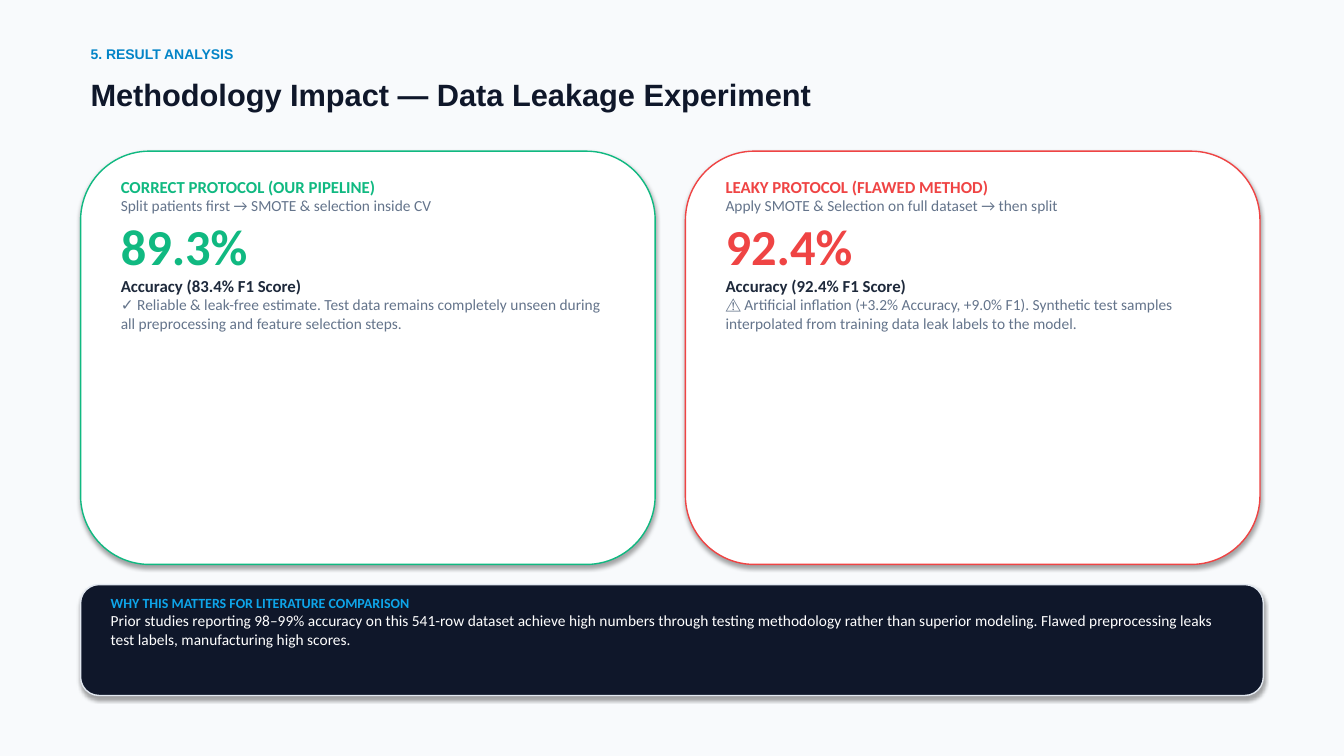
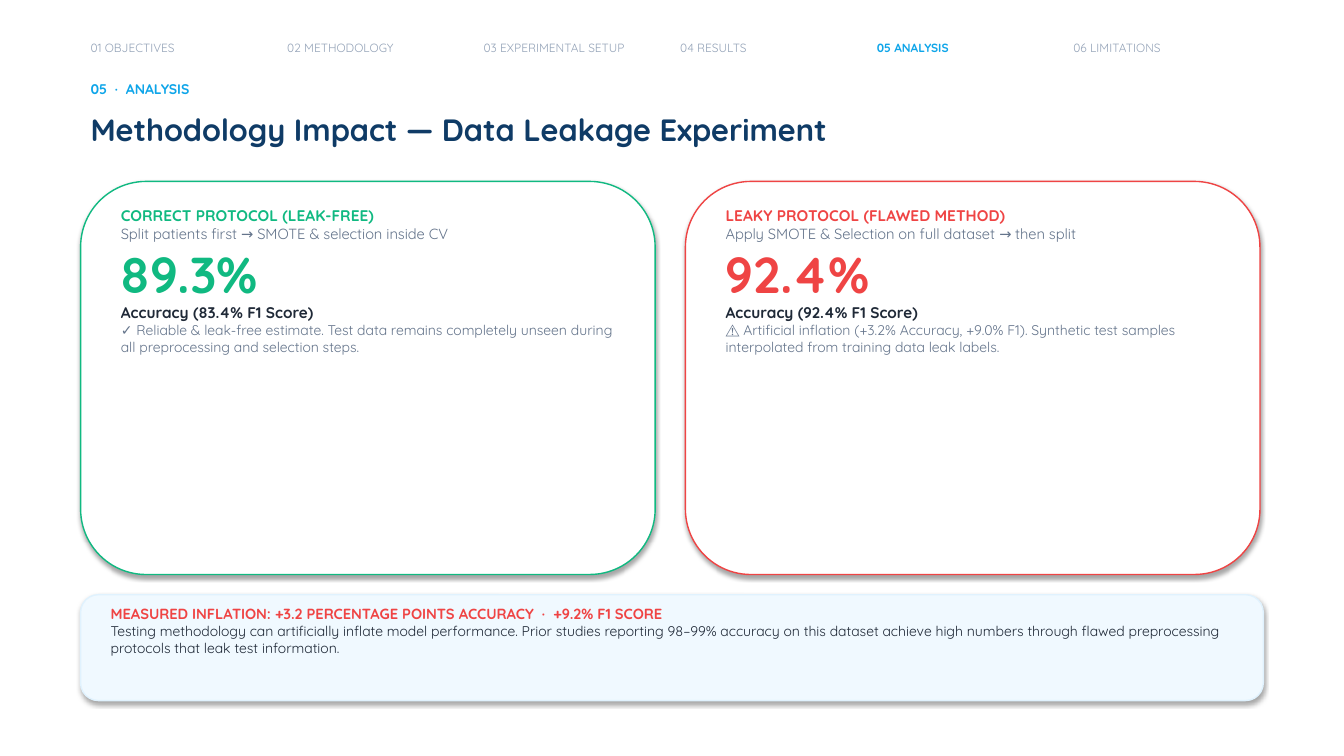
Before and after one commit to sunfi-x/pcos-ml-prediction, a slide deck: slide 7 of PCOS_ML_Project_Presentation_Professional.pptx. Drawn at 1344x756 pixels with LibreOffice and Linux fonts; fonts in the diff are those of the drawing. Boxes give left, top, right and bottom in pixels: in the first picture for what was removed or moved away, otherwise in the second. Text is boxed around its words. In the diff, an @@ line names an element or a change of style, - is before the commit and + after.

Commit message:
Redesign PowerPoint presentation to clean modern AI/ML academic template

```diff
--- a/PCOS_ML_Project_Presentation_Professional.pptx
+++ b/PCOS_ML_Project_Presentation_Professional.pptx
@@ background #F8FAFC to #FFFFFF @@
@@ text added at <box>91,43,175,52</box>, 8.5 pt, text #94A3B8 @@
+01 OBJECTIVES
@@ text added at <box>287,43,393,52</box>, 8.5 pt, text #94A3B8 @@
+02 METHODOLOGY
@@ text added at <box>484,43,624,52</box>, 8.5 pt, text #94A3B8 @@
+03 EXPERIMENTAL SETUP
@@ text added at <box>680,43,746,52</box>, 8.5 pt, text #94A3B8 @@
+04 RESULTS
@@ text added at <box>877,43,948,52</box>, 8.5 pt, text #0EA5E9, bold @@
+05 ANALYSIS
@@ text added at <box>1073,43,1161,52</box>, 8.5 pt, text #94A3B8 @@
+06 LIMITATIONS
@@ text at <box>91,84,190,94</box>: text changed; font Arial to Quicksand; text colour #0284C7 to #0EA5E9 @@
-5. RESULT ANALYSIS
+05 · ANALYSIS
@@ text "Methodology Impact — Data Leakage ...": place and size @@
-text "Methodology Impact — Data Leakage ..." at <box>91,83,811,111</box>
+text "Methodology Impact — Data Leakage ..." at <box>91,118,827,147</box>
@@ text "Methodology Impact — Data Leakage ..." at <box>91,118,827,147</box>: font Arial to Quicksand, text colour #0F172A to #0F3B66 @@
@@ rounded rectangle: place and size @@
-rounded rectangle at <box>81,151,655,565</box>
+rounded rectangle at <box>81,181,655,575</box>
@@ text "CORRECT PROTOCOL (LEAK-FREE)": place and size @@
-text "CORRECT PROTOCOL (LEAK-FREE)" at <box>121,180,600,332</box>
+text "CORRECT PROTOCOL (LEAK-FREE)" at <box>121,210,613,355</box>
@@ rounded rectangle: place and size @@
-rounded rectangle at <box>686,151,1260,565</box>
+rounded rectangle at <box>686,181,1260,575</box>
@@ text "LEAKY PROTOCOL (FLAWED METHOD)": place and size @@
-text "LEAKY PROTOCOL (FLAWED METHOD)" at <box>726,180,1172,332</box>
+text "LEAKY PROTOCOL (FLAWED METHOD)" at <box>726,210,1176,355</box>
@@ text at <box>121,210,373,224</box>: text changed; size 12 to 11 pt; font Calibri to Quicksand @@
-CORRECT PROTOCOL (OUR PIPELINE)
+CORRECT PROTOCOL (LEAK-FREE)
@@ text at <box>121,228,448,321</box>: size 11 to 10.5 pt in "Split patients first → SMOTE & selection ..."; font Calibri to Quicksand in "Split patients first → SMOTE & selection ...", "89.3%", "Accuracy (83.4% F1 Score)"; size 12 to 11 pt, text colour #1E293B to #1F2937 in "Accuracy (83.4% F1 Score)" @@
@@ text at <box>726,210,1076,321</box>: size 12 to 11 pt in "LEAKY PROTOCOL (FLAWED METHOD)", "Accuracy (92.4% F1 Score)"; font Calibri to Quicksand in "LEAKY PROTOCOL (FLAWED METHOD)", "Apply SMOTE & Selection on full dataset ...", "92.4%", "Accuracy (92.4% F1 Score)"; size 11 to 10.5 pt in "Apply SMOTE & Selection on full dataset ..."; text colour #1E293B to #1F2937 in "Accuracy (92.4% F1 Score)" @@
@@ text at <box>121,325,613,355</box>: text changed; size 11 to 10 pt; font Calibri to Quicksand @@
-✓ Reliable & leak-free estimate. Test data remains completely unseen during all preprocessing and feature selection steps.
+✓ Reliable & leak-free estimate. Test data remains completely unseen during all preprocessing and selection steps.
@@ text at <box>726,325,1176,355</box>: text changed; size 11 to 10 pt; font Calibri to Quicksand @@
-⚠ Artificial inflation (+3.2% Accuracy, +9.0% F1). Synthetic test samples interpolated from training data leak labels to the model.
+⚠ Artificial inflation (+3.2% Accuracy, +9.0% F1). Synthetic test samples interpolated from training data leak labels.
@@ rounded rectangle: place and size @@
-rounded rectangle at <box>81,585,1263,696</box>
+rounded rectangle at <box>81,595,1263,701</box>
@@ rounded rectangle at <box>81,595,1263,701</box>: fill #0F172A to #F0F9FF; outline #E2E8F0 1 pt to #E0F2FE 1 pt @@
@@ text at <box>111,608,1220,656</box>: text changed; size 11 to 10 pt; font Calibri to Quicksand; text colour #FFFFFF to #1F2937 @@
-WHY THIS MATTERS FOR LITERATURE COMPARISON
-Prior studies reporting 98–99% accuracy on this 541-row dataset achieve high numbers through testing methodology rather than superior modeling. Flawed preprocessing leaks test labels, manufacturing high scores.
+MEASURED INFLATION: +3.2 PERCENTAGE POINTS ACCURACY · +9.2% F1 SCORE
+Testing methodology can artificially inflate model performance. Prior studies reporting 98–99% accuracy on this dataset achieve high numbers through flawed preprocessing protocols that leak test information.
```
Also in this commit, not shown: 9 other slides changed, 1 other file.
